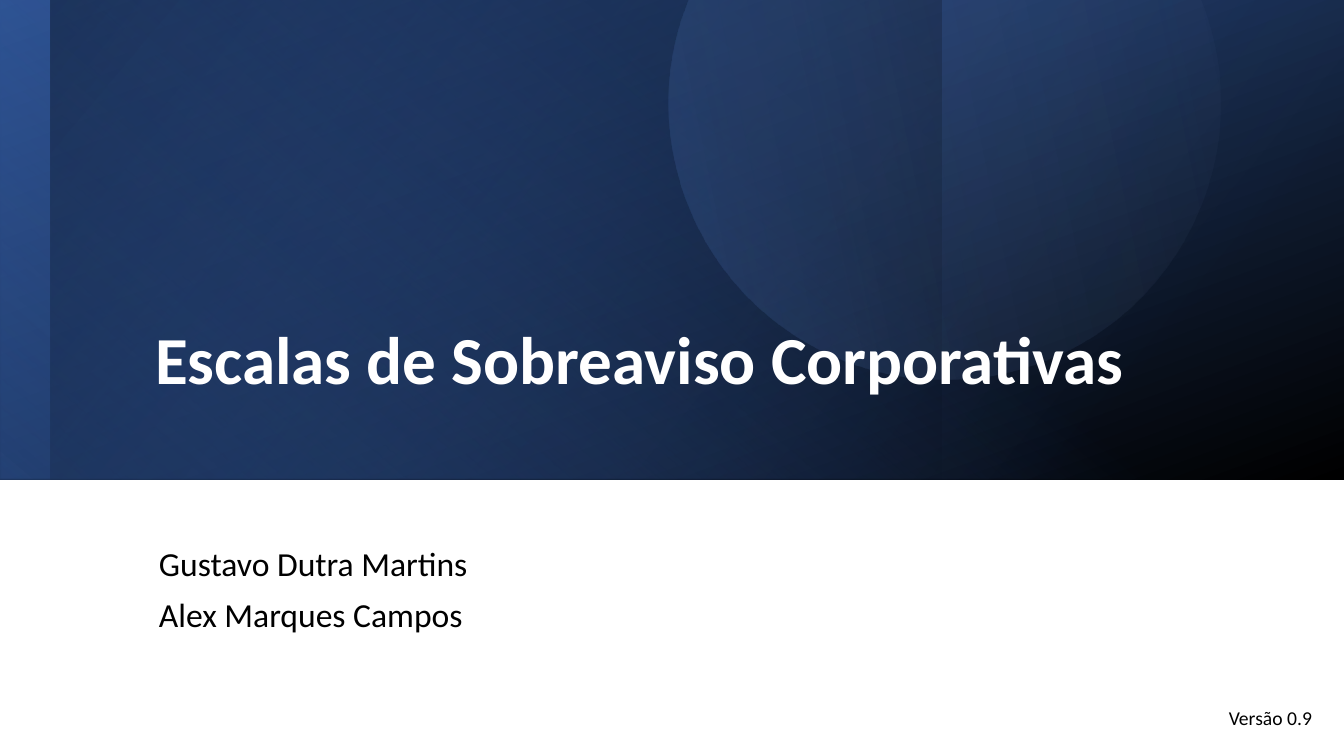
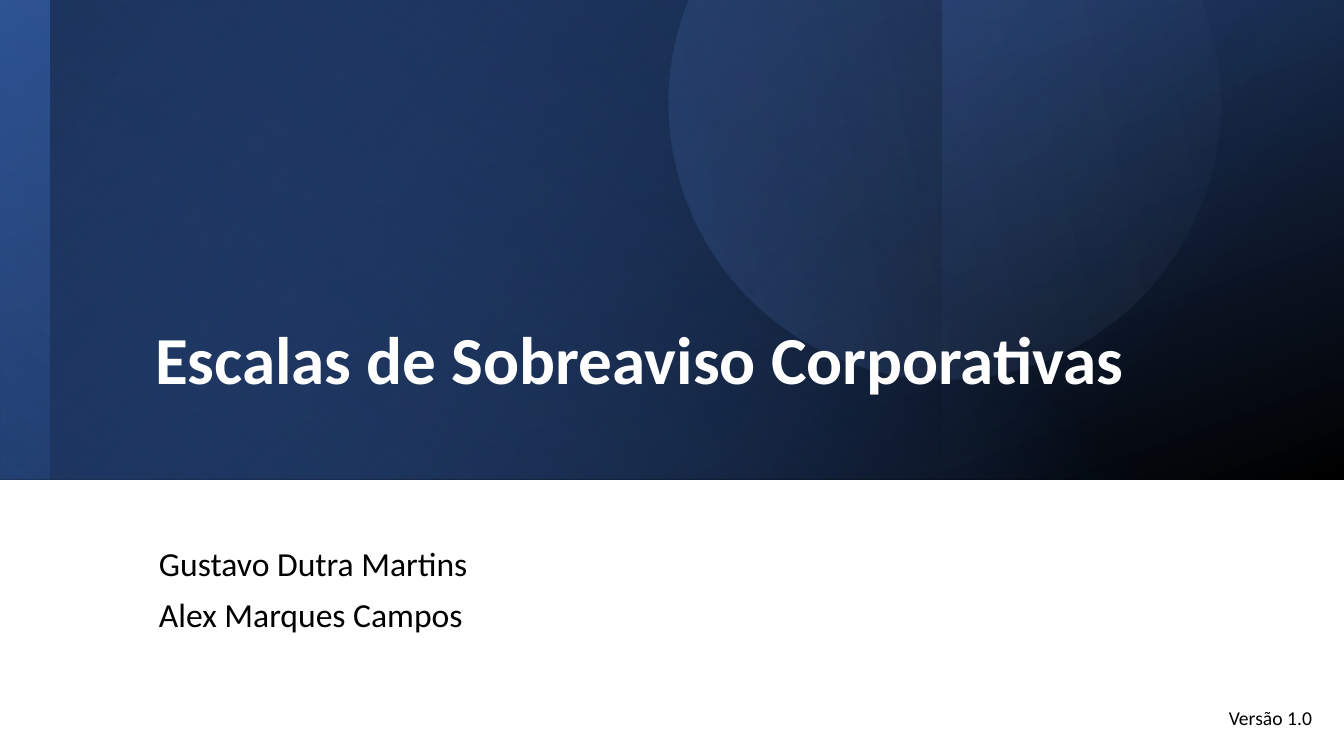
Before and after one commit to gdutramartins/bi-master-organizacao-planejamento, a slide deck: slide 1 of apresentacao/apresentacao-sobreaviso-ga.pptx. Drawn at 1344x756 pixels with LibreOffice and Linux fonts; fonts in the diff are those of the drawing. Boxes give left, top, right and bottom in pixels: in the first picture for what was removed or moved away, otherwise in the second. Text is boxed around its words. In the diff, an @@ line names an element or a change of style, - is before the commit and + after.

Commit message:
Corrigidos pequenos pontos da apresentação. Versão incrementada de 0.9 para 1.0.

```diff
--- a/apresentacao/apresentacao-sobreaviso-ga.pptx
+++ b/apresentacao/apresentacao-sobreaviso-ga.pptx
@@ text at bbox=[1229, 712, 1312, 725]: text changed @@
-Versão 0.9
+Versão 1.0
```
Also in this commit, not shown: 7 other slides changed.
